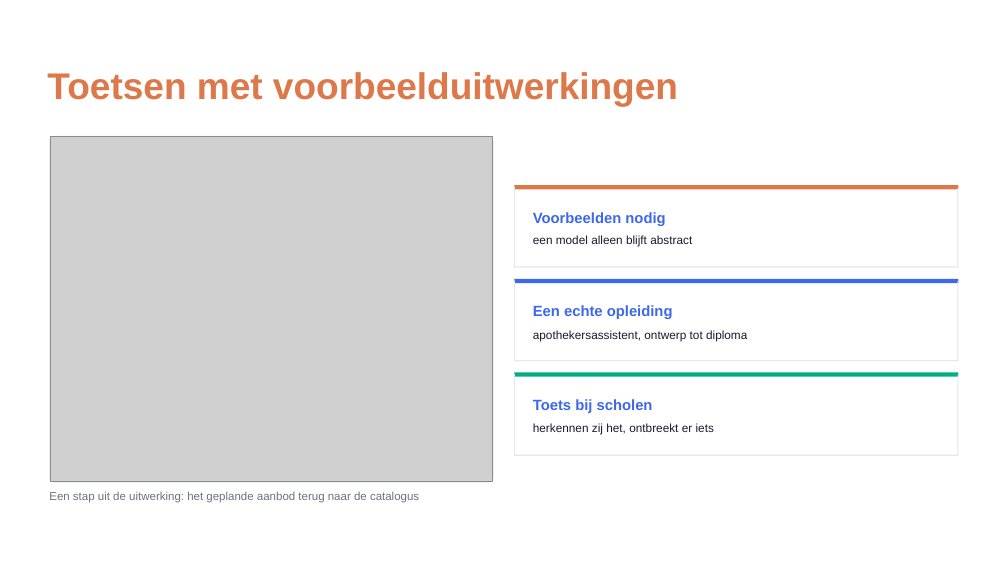
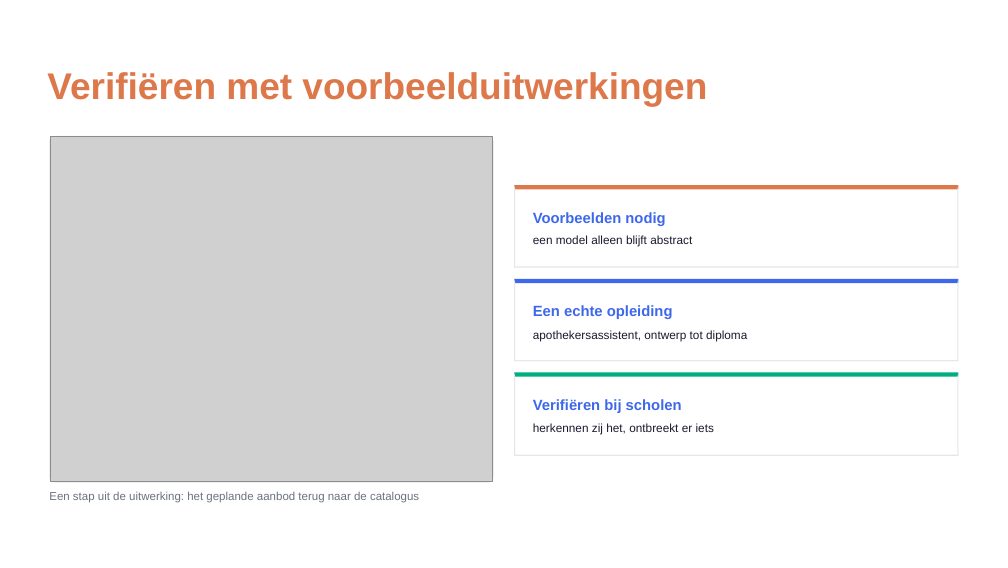
Before and after one commit to Npuls-OKx/meta, a slide deck: slide 5 of presentaties/export/260929_werkgroep_okx_voortgang/260929_werkgroep_okx_voortgang.pptx. Drawn at 1008x568 pixels with LibreOffice and Linux fonts; fonts in the diff are those of the drawing; grey boxes stand for pictures; background and template pictures are left out. Boxes give left, top, right and bottom in pixels: in the first picture for what was removed or moved away, otherwise in the second. Text is boxed around its words. In the diff, an @@ line names an element or a change of style, - is before the commit and + after.

```diff
--- a/presentaties/export/260929_werkgroep_okx_voortgang/260929_werkgroep_okx_voortgang.pptx
+++ b/presentaties/export/260929_werkgroep_okx_voortgang/260929_werkgroep_okx_voortgang.pptx
@@ text at [47, 72, 707, 106]: text changed @@
-Toetsen met voorbeelduitwerkingen
+Veriﬁëren met voorbeelduitwerkingen
@@ text at [533, 399, 682, 413]: text changed @@
-Toets bij scholen
+Veriﬁëren bij scholen
```
Also in this commit, not shown: 1 slide added, 6 other files.
